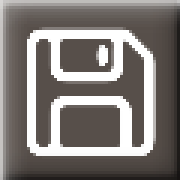
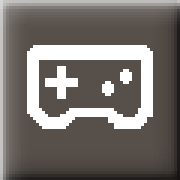
Layer changes from the first 180px x 180px image to the second:
hid "Layer 32" over [27, 27, 156, 159]
added layer "Layer 36 copy" in group "Rasterized" over [27, 27, 156, 159]
